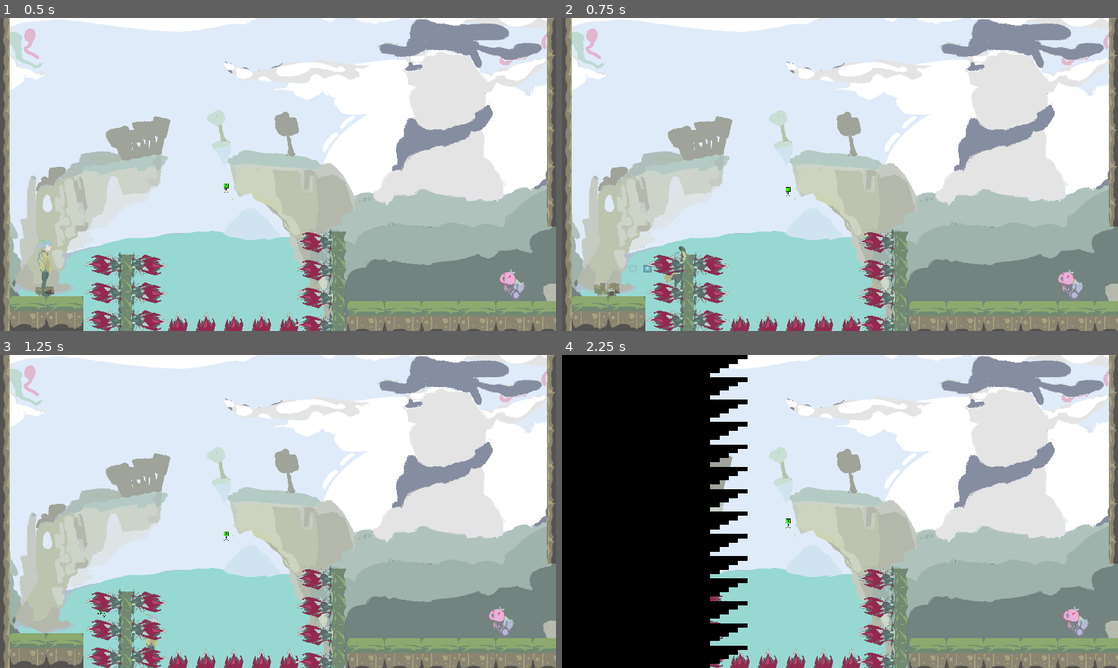
Above: before the commit, frames 1-4 (two rows, left to right).
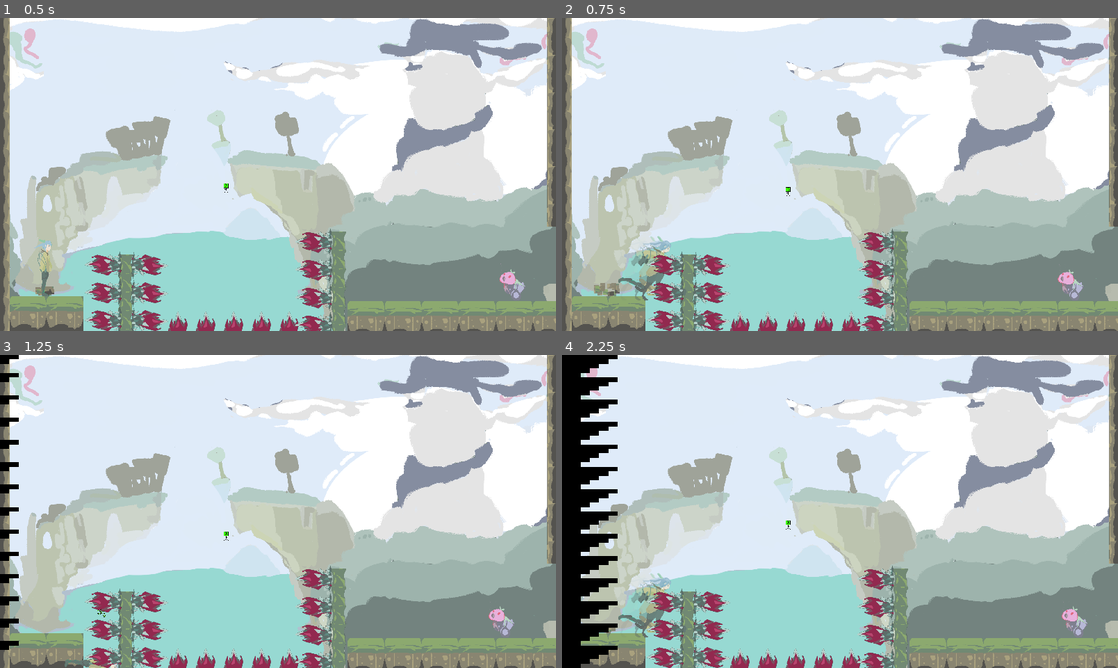
Above: after the commit, the same moments.

Repository: carterw11/lojam2023
Game: Godot game, scene res://Levels/Level9.tscn
The game is run twice, just before and just after one commit, with the same random seed, the same clock (stepped at 60 frames per second) and the same inputs. This scene is started directly instead of the project's main scene. The engine's default icon, where the game draws it, is replaced by a stand-in: a white triangle on a blue panel in a dark square.
Inputs (mouse positions are in pixels of both pictures, inside the frame that each line leads up to):
- Up to frame 1 (0.5 s): no input
- Up to frame 2 (0.75 s): move the mouse to (962, 158) at 0.52 s; hold D (right) from 0.53 s (still down); tap Shift (dash) at 0.6 s
- Up to frame 3 (1.25 s): keep holding D (right); tap Space (jump) at 0.77 s
- Up to frame 4 (2.25 s): move the mouse to (728, 527) at 1.27 s; release D (right) at 1.28 s; hold S (down) 1.28-2.03 s; click (728, 527) at 1.35 s; tap Space (jump) at 1.52 s; tap Shift (dash) at 1.55, 2.1 s; move the mouse to (895, 442) at 2.02 s; hold D (right) from 2.03 s (still down)

Frame 1 is identical in both runs. In frame 2, 0.8% of the frame differs, in the area x 10-23%, y 69-91%; in frame 3, 1.2%; in frame 4, 23%, in the area x 3-95%, y 0-100%.

Commit message:
Changed animations and particles
Still not working :)

Diff:
--- a/Particles/dash_particles.tscn
+++ b/Particles/dash_particles.tscn
@@ -1,8 +1,10 @@
-[gd_scene load_steps=7 format=3 uid="uid://j6eyepvctgku"]
+[gd_scene load_steps=8 format=3 uid="uid://j6eyepvctgku"]
 
 [ext_resource type="Script" path="res://Particles/dash_particles.gd" id="1_t0o61"]
-[ext_resource type="Texture2D" uid="uid://bp2joo7ii7iul" path="res://icon.svg" id="1_yomhy"]
+[ext_resource type="Texture2D" uid="uid://1d4xl1l8wyhp" path="res://Images/Assets/Character/Running/Running7.png" id="2_6t11x"]
 [ext_resource type="Script" path="res://Particles/TrailEffect.gd" id="3_35nvx"]
+
+[sub_resource type="CanvasItemMaterial" id="CanvasItemMaterial_ijkdg"]
 
 [sub_resource type="Gradient" id="Gradient_0krt6"]
 offsets = PackedFloat32Array(0, 0.644444)
@@ -17,18 +19,17 @@
 gravity = Vector3(0, 0, 0)
 orbit_velocity_min = 0.0
 orbit_velocity_max = 0.0
-scale_min = 0.22
-scale_max = 0.22
 color_ramp = SubResource("GradientTexture1D_rapvg")
 
 [node name="Dash Particles" type="Node2D"]
 script = ExtResource("1_t0o61")
 
 [node name="TrailEffect" type="GPUParticles2D" parent="."]
+material = SubResource("CanvasItemMaterial_ijkdg")
 emitting = false
 amount = 10
 process_material = SubResource("ParticleProcessMaterial_yte64")
-texture = ExtResource("1_yomhy")
+texture = ExtResource("2_6t11x")
 lifetime = 0.2
 one_shot = true
 script = ExtResource("3_35nvx")
--- a/Player/player.gd
+++ b/Player/player.gd
@@ -59,8 +59,6 @@
 	if not is_on_floor():
 		if(hasLanded and canJump): # Hopefully the last hack in this project
 			sprite.stop()
-		if(!sprite.is_playing()):
-			sprite.play("Falling")
 		groundWalkParticles.emitting = false
 		hasLanded = false
 		if(canJump and coyoteTimer.is_stopped()):
@@ -68,6 +66,8 @@
 
 	# Applies gravity outside of a dash
 	if not is_on_floor() and !isDashing:
+		if(!sprite.is_playing()):
+			sprite.play("Falling")
 		velocity.y += gravity * delta
 
 	# Resets variables when you touch the ground
@@ -131,7 +131,7 @@
 		if abs(inputDirection.x) > 0.35:
 			# Moves character
 			velocity.x = ((inputDirection.x/abs(inputDirection.x)) * moveSpeed) + (grappleMomentumDirection.x * grappleMomentum)
-			if(is_on_floor()):
+			if(is_on_floor() and !isAttacking):
 				sprite.play("Run")
 		else:
 			# Prevents momentum, still feels a little weird when grappling
@@ -161,6 +161,7 @@
 
 	# Dash mechanic, takes precedence over all other movement
 	if Input.is_action_just_pressed("dash") and canDash and dashUnlocked and playerHasControl:
+		sprite.play("Dash")
 		canDash = false
 		isDashing = true
 		grappleMomentum = 0
@@ -170,6 +171,8 @@
 			velocity = dashSpeed * Vector2(faceDirection,0.0)
 		var particle = dashParticles.instantiate()
 		add_child(particle)
+		if(velocity.x < 0):
+			particle.trailParticles.scale = Vector2(-1,1)
 		particle = leafParticles.instantiate()
 		add_child(particle)
 		particle.rotation_degrees = 90 + (180/PI) * atan2(inputDirection.y,inputDirection.x)
@@ -224,8 +227,13 @@
 
 # Die
 func death():
-	playerHasControl = false
-	deathTimer.start()
+	if(deathTimer.is_stopped()):
+		sprite.rotation_degrees = 90
+		sprite.play("Death")
+		velocity.x = 0
+		sprite.position.y += 70
+		playerHasControl = false
+		deathTimer.start()
 
 # Timer to stay dashing only for the dedicated amount of time
 func _on_dash_timer_timeout():
--- a/Player/player.tscn
+++ b/Player/player.tscn
@@ -40,10 +40,21 @@
 "name": &"Attack",
 "speed": 60.0
 }, {
-"frames": [],
+"frames": [{
+"duration": 1.0,
+"texture": ExtResource("9_qir6k")
+}],
+"loop": false,
+"name": &"Dash",
+"speed": 60.0
+}, {
+"frames": [{
+"duration": 1.0,
+"texture": ExtResource("6_2vk3q")
+}],
 "loop": true,
-"name": &"Dash",
-"speed": 5.0
+"name": &"Death",
+"speed": 60.0
 }, {
 "frames": [{
 "duration": 1.0,
@@ -137,9 +148,7 @@
 
 [node name="Sprite2D" type="AnimatedSprite2D" parent="."]
 sprite_frames = SubResource("SpriteFrames_2kwap")
-animation = &"Attack"
-frame = 2
-frame_progress = 1.0
+animation = &"Dash"
 
 [node name="CollisionShape2D" type="CollisionShape2D" parent="."]
 shape = SubResource("RectangleShape2D_mcp3o")
